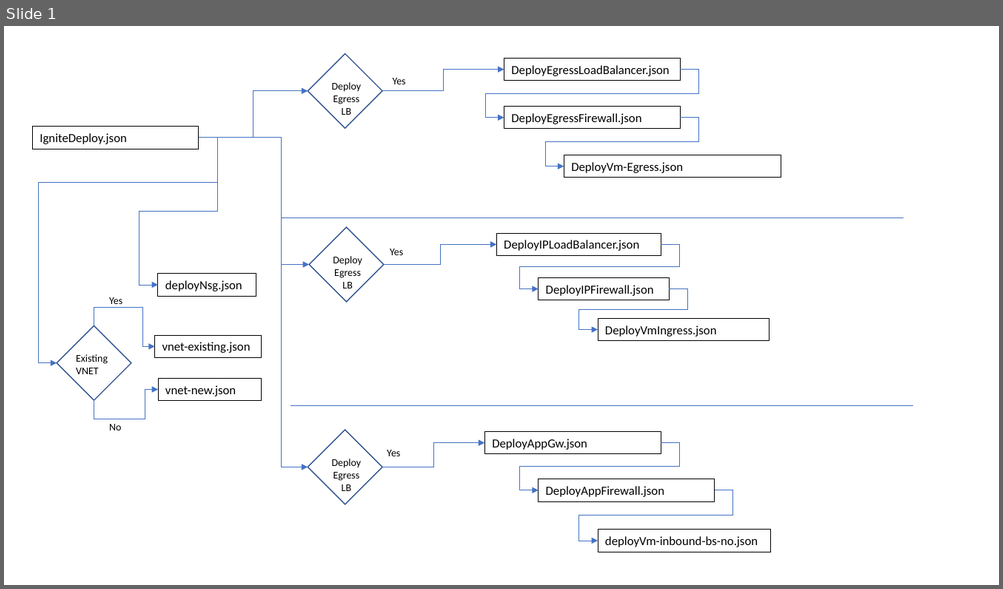
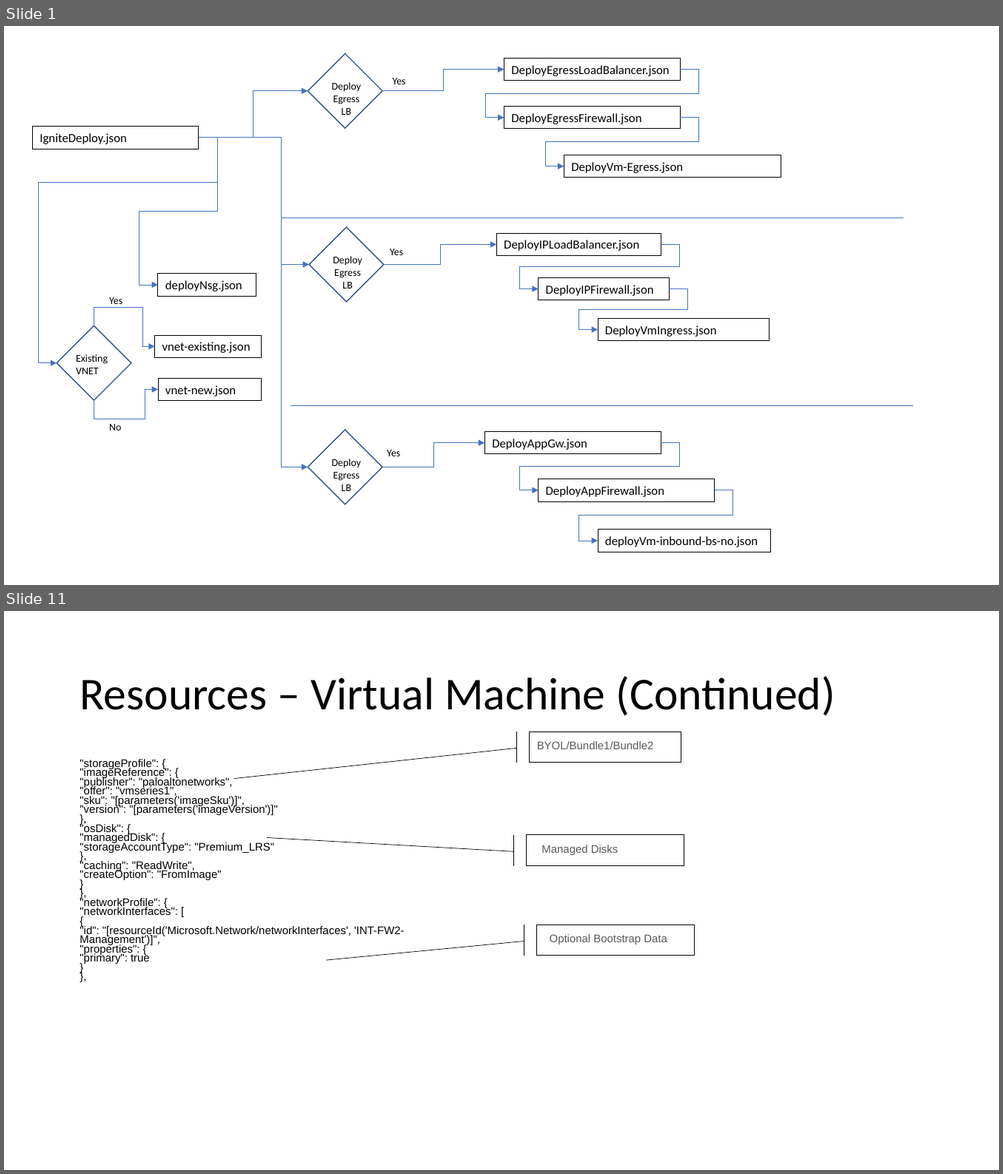
Before and after one commit to jharris10/azure-svcs-hub, a slide deck: template structure.pptx. Shown one above the other, each under a label of ours: slide 1 before the commit, slides 1 and 11 after it; the slides between them are not shown. The pictures are 1003x589 and 1003x1174 pixels, drawn with LibreOffice and Linux fonts; fonts in the diff are those of the drawing. Boxes give left, top, right and bottom in pixels: in the first picture for what was removed or moved away, otherwise in the second. Text is boxed around its words. In the diff, an @@ line names an element or a change of style, - is before the commit and + after.

```diff
--- a/template structure.pptx
+++ b/template structure.pptx
@@ slide 11 added at <box>4,611,999,1170</box>, background #FFFFFF @@
@@ title added at <box>79,676,835,716</box>, 44 pt, text #000000 @@
+Resources – Virtual Machine (Continued)
@@ accent border callout added at <box>529,732,680,763</box>, outline #000000 0.5 pt @@
@@ text added at <box>537,741,654,749</box>, 10.7 pt, text #595959 @@
+BYOL/Bundle1/Bundle2
@@ text added at <box>79,759,404,965</box>, 10.7 pt, text #000000 @@
+"storageProfile": {
+"imageReference": {
+"publisher": "paloaltonetworks",
+"offer": "vmseries1",
+"sku": "[parameters('imageSku')]",
+"version": "[parameters('imageVersion')]"
+},
+"osDisk": {
+"managedDisk": {
+"storageAccountType": "Premium_LRS"
+},
+"caching": "ReadWrite",
+"createOption": "FromImage"
+}
+},
+"networkProfile": {
+"networkInterfaces": [
+{
+"id": "[resourceId('Microsoft.Network/networkInterfaces', 'INT-FW2-Management')]",
+"properties": {
+"primary": true
+}
+},
@@ accent border callout added at <box>526,834,684,866</box>, outline #000000 0.5 pt @@
@@ text added at <box>541,845,618,855</box>, 10.7 pt, text #595959 @@
+Managed Disks
@@ accent border callout added at <box>537,925,694,956</box>, outline #000000 0.5 pt @@
@@ text added at <box>549,934,667,945</box>, 10.7 pt, text #595959 @@
+Optional Bootstrap Data
```
Also in this commit, not shown: 10 other slides added.
